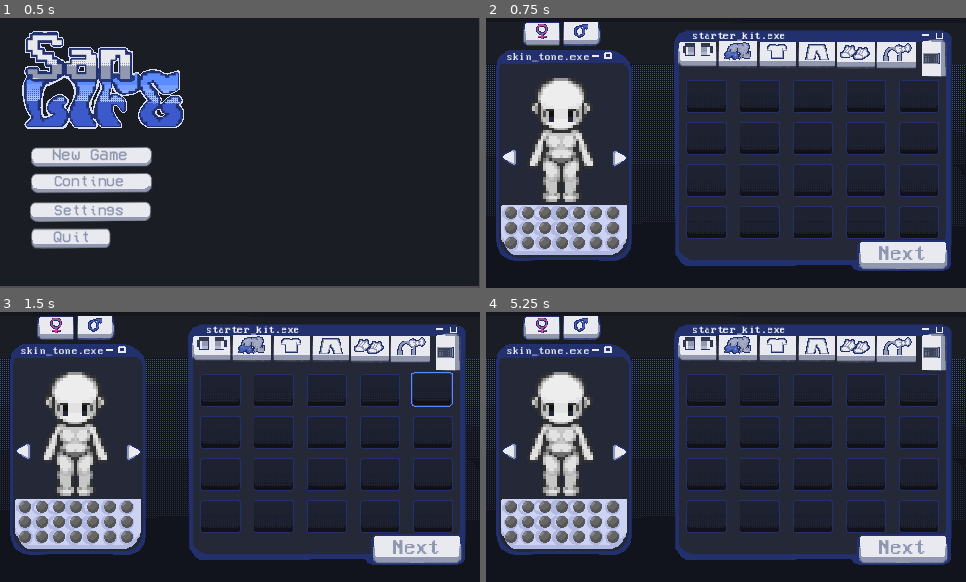
Above: before the commit, frames 1-4 (two rows, left to right).
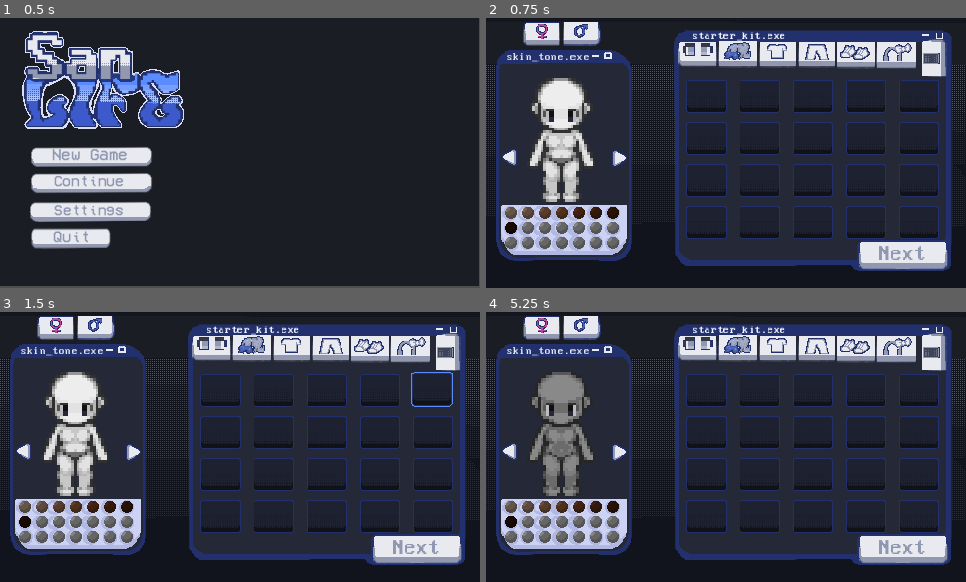
Above: after the commit, the same moments.

Repository: darkdoll4/SanLife
Game: Godot game, scene res://scenes/main_menu.tscn
Same seed, same stepped clock (60 frames per second), same inputs: the game is played once before the commit and once after it.
Inputs (mouse positions are in pixels of both pictures, inside the frame that each line leads up to):
- Up to frame 1 (0.5 s): no input
- Up to frame 2 (0.75 s): click (577, 158) at 0.5 s
- Up to frame 3 (1.5 s): click (432, 390) at 1.25 s
- Up to frame 4 (5.25 s): click (510, 506) at 2 s; click (529, 506) at 2.75 s; click (543, 506) at 3.5 s; click (562, 506) at 4.25 s; click (577, 506) at 5 s

Frame 1 is identical in both runs. In frame 2, 0.7% of the frame differs, in the area x 3-28%, y 70-80%; in frame 3, 0.7%; in frame 4, 3.9%, in the area x 3-28%, y 22-80%.

Commit message:
added light and dark body switch, working swatches, code for creator

Diff:
--- a/san-life/scenes/character_creator.gd
+++ b/san-life/scenes/character_creator.gd
@@ -1,8 +1,48 @@
 extends Control
-
-
-
 
 
 func _on_next_button_pressed() -> void:
 	get_tree().change_scene_to_file("res://scenes/license_screen.tscn")
+
+
+#Skintone data - color + which base to use
+var skin_tones = [
+	{color = Color("#f5d5b8"), dark = false},
+	{color = Color("#e8b99a"), dark = false},
+	{color = Color("#d4956f"), dark = false},
+	{color = Color("#c47a45"), dark = false},
+	{color = Color("#a0522d"), dark = true},
+	{color = Color("#7d3f1e"), dark = true},
+	{color = Color("#5c2a0e"), dark = true},
+	{color = Color("#3b1a08"), dark = true},
+]
+
+
+@export var light_body: Texture2D
+@export var dark_body: Texture2D
+
+
+func _ready():
+	setup_skin_swatches()
+
+func setup_skin_swatches():
+	var swatches = $skintoneSwatches.get_children()
+	for i in swatches.size():
+		if i < skin_tones.size():
+			swatches[i].modulate = skin_tones[i].color
+			swatches[i].pressed.connect(_on_swatch_pressed.bind(i))
+
+
+func _on_swatch_pressed(index: int):
+	var tone = skin_tones[index]
+	PlayerData.skin_color = tone.color
+	PlayerData.use_dark_base = tone.dark
+	if tone.dark:
+		$Characterbody.texture = dark_body
+	else:
+		$Characterbody.texture = light_body
+
+
+
+func _on_next_pressed():
+		get_tree().change_scene_to_file("res://scenes/license_screen.tscn")
--- a/san-life/scenes/character_creator.tscn
+++ b/san-life/scenes/character_creator.tscn
@@ -3,6 +3,7 @@
 [ext_resource type="Script" uid="uid://bsgpgkhyq50fm" path="res://scenes/character_creator.gd" id="1_7lds4"]
 [ext_resource type="Texture2D" uid="uid://c2mpsnfr6if0d" path="res://assets/char creator/buttons, tabs/dither background.png" id="1_xm6ha"]
 [ext_resource type="Texture2D" uid="uid://dvdwi83j3v8vg" path="res://assets/char creator/buttons, tabs/skin tone exe.png" id="2_ucp7b"]
+[ext_resource type="Texture2D" uid="uid://cu4egtyckedlo" path="res://assets/characters/female/dark female .png" id="3_hx0hx"]
 [ext_resource type="Texture2D" uid="uid://coh1snbbivumt" path="res://assets/char creator/buttons, tabs/starter exe.png" id="3_oy0w6"]
 [ext_resource type="Texture2D" uid="uid://d0w8vgtb3lnk" path="res://assets/char creator/buttons, tabs/female button.png" id="4_f0wb7"]
 [ext_resource type="Texture2D" uid="uid://c8keqmxsrb1ix" path="res://assets/char creator/buttons, tabs/male button.png" id="5_22p58"]
@@ -39,6 +40,8 @@
 grow_horizontal = 2
 grow_vertical = 2
 script = ExtResource("1_7lds4")
+light_body = ExtResource("6_ucp7b")
+dark_body = ExtResource("3_hx0hx")
 
 [node name="ColorRect" type="ColorRect" parent="." unique_id=612044231]
 layout_mode = 0
@@ -95,7 +98,7 @@
 texture_hover = ExtResource("7_ptvhl")
 metadata/_edit_lock_ = true
 
-[node name="LightFemale" type="Sprite2D" parent="." unique_id=744542707]
+[node name="Characterbody" type="Sprite2D" parent="." unique_id=744542707]
 position = Vector2(82, 122.000015)
 scale = Vector2(2.7376258, 2.7376258)
 texture = ExtResource("6_ucp7b")
@@ -341,7 +344,7 @@
 texture_hover = ExtResource("28_hx0hx")
 flip_h = true
 
-[node name="skintone grid" type="GridContainer" parent="." unique_id=28416384]
+[node name="skintoneSwatches" type="GridContainer" parent="." unique_id=28416384]
 layout_mode = 0
 offset_left = 19.0
 offset_top = 189.0
@@ -351,87 +354,87 @@
 theme_override_constants/v_separation = 3
 columns = 7
 
-[node name="skintone" type="TextureButton" parent="skintone grid" unique_id=208593467]
-layout_mode = 2
-texture_normal = ExtResource("29_1uaso")
-
-[node name="skintone2" type="TextureButton" parent="skintone grid" unique_id=1081978606]
-layout_mode = 2
-texture_normal = ExtResource("29_1uaso")
-
-[node name="skintone3" type="TextureButton" parent="skintone grid" unique_id=1425011350]
-layout_mode = 2
-texture_normal = ExtResource("29_1uaso")
-
-[node name="skintone4" type="TextureButton" parent="skintone grid" unique_id=734800913]
-layout_mode = 2
-texture_normal = ExtResource("29_1uaso")
-
-[node name="skintone5" type="TextureButton" parent="skintone grid" unique_id=1619583315]
-layout_mode = 2
-texture_normal = ExtResource("29_1uaso")
-
-[node name="skintone6" type="TextureButton" parent="skintone grid" unique_id=1009374862]
-layout_mode = 2
-texture_normal = ExtResource("29_1uaso")
-
-[node name="skintone7" type="TextureButton" parent="skintone grid" unique_id=1656382911]
-layout_mode = 2
-texture_normal = ExtResource("29_1uaso")
-
-[node name="skintone8" type="TextureButton" parent="skintone grid" unique_id=1879952388]
-layout_mode = 2
-texture_normal = ExtResource("29_1uaso")
-
-[node name="skintone9" type="TextureButton" parent="skintone grid" unique_id=1913251829]
-layout_mode = 2
-texture_normal = ExtResource("29_1uaso")
-
-[node name="skintone10" type="TextureButton" parent="skintone grid" unique_id=880037937]
-layout_mode = 2
-texture_normal = ExtResource("29_1uaso")
-
-[node name="skintone11" type="TextureButton" parent="skintone grid" unique_id=1357200726]
-layout_mode = 2
-texture_normal = ExtResource("29_1uaso")
-
-[node name="skintone12" type="TextureButton" parent="skintone grid" unique_id=138354844]
-layout_mode = 2
-texture_normal = ExtResource("29_1uaso")
-
-[node name="skintone13" type="TextureButton" parent="skintone grid" unique_id=123540842]
-layout_mode = 2
-texture_normal = ExtResource("29_1uaso")
-
-[node name="skintone14" type="TextureButton" parent="skintone grid" unique_id=1815716350]
-layout_mode = 2
-texture_normal = ExtResource("29_1uaso")
-
-[node name="skintone15" type="TextureButton" parent="skintone grid" unique_id=504303562]
-layout_mode = 2
-texture_normal = ExtResource("29_1uaso")
-
-[node name="skintone16" type="TextureButton" parent="skintone grid" unique_id=203945614]
-layout_mode = 2
-texture_normal = ExtResource("29_1uaso")
-
-[node name="skintone17" type="TextureButton" parent="skintone grid" unique_id=1308210298]
-layout_mode = 2
-texture_normal = ExtResource("29_1uaso")
-
-[node name="skintone18" type="TextureButton" parent="skintone grid" unique_id=631331311]
-layout_mode = 2
-texture_normal = ExtResource("29_1uaso")
-
-[node name="skintone19" type="TextureButton" parent="skintone grid" unique_id=788919800]
-layout_mode = 2
-texture_normal = ExtResource("29_1uaso")
-
-[node name="skintone20" type="TextureButton" parent="skintone grid" unique_id=1488304843]
-layout_mode = 2
-texture_normal = ExtResource("29_1uaso")
-
-[node name="skintone21" type="TextureButton" parent="skintone grid" unique_id=698292978]
+[node name="skintone" type="TextureButton" parent="skintoneSwatches" unique_id=208593467]
+layout_mode = 2
+texture_normal = ExtResource("29_1uaso")
+
+[node name="skintone2" type="TextureButton" parent="skintoneSwatches" unique_id=1081978606]
+layout_mode = 2
+texture_normal = ExtResource("29_1uaso")
+
+[node name="skintone3" type="TextureButton" parent="skintoneSwatches" unique_id=1425011350]
+layout_mode = 2
+texture_normal = ExtResource("29_1uaso")
+
+[node name="skintone4" type="TextureButton" parent="skintoneSwatches" unique_id=734800913]
+layout_mode = 2
+texture_normal = ExtResource("29_1uaso")
+
+[node name="skintone5" type="TextureButton" parent="skintoneSwatches" unique_id=1619583315]
+layout_mode = 2
+texture_normal = ExtResource("29_1uaso")
+
+[node name="skintone6" type="TextureButton" parent="skintoneSwatches" unique_id=1009374862]
+layout_mode = 2
+texture_normal = ExtResource("29_1uaso")
+
+[node name="skintone7" type="TextureButton" parent="skintoneSwatches" unique_id=1656382911]
+layout_mode = 2
+texture_normal = ExtResource("29_1uaso")
+
+[node name="skintone8" type="TextureButton" parent="skintoneSwatches" unique_id=1879952388]
+layout_mode = 2
+texture_normal = ExtResource("29_1uaso")
+
+[node name="skintone9" type="TextureButton" parent="skintoneSwatches" unique_id=1913251829]
+layout_mode = 2
+texture_normal = ExtResource("29_1uaso")
+
+[node name="skintone10" type="TextureButton" parent="skintoneSwatches" unique_id=880037937]
+layout_mode = 2
+texture_normal = ExtResource("29_1uaso")
+
+[node name="skintone11" type="TextureButton" parent="skintoneSwatches" unique_id=1357200726]
+layout_mode = 2
+texture_normal = ExtResource("29_1uaso")
+
+[node name="skintone12" type="TextureButton" parent="skintoneSwatches" unique_id=138354844]
+layout_mode = 2
+texture_normal = ExtResource("29_1uaso")
+
+[node name="skintone13" type="TextureButton" parent="skintoneSwatches" unique_id=123540842]
+layout_mode = 2
+texture_normal = ExtResource("29_1uaso")
+
+[node name="skintone14" type="TextureButton" parent="skintoneSwatches" unique_id=1815716350]
+layout_mode = 2
+texture_normal = ExtResource("29_1uaso")
+
+[node name="skintone15" type="TextureButton" parent="skintoneSwatches" unique_id=504303562]
+layout_mode = 2
+texture_normal = ExtResource("29_1uaso")
+
+[node name="skintone16" type="TextureButton" parent="skintoneSwatches" unique_id=203945614]
+layout_mode = 2
+texture_normal = ExtResource("29_1uaso")
+
+[node name="skintone17" type="TextureButton" parent="skintoneSwatches" unique_id=1308210298]
+layout_mode = 2
+texture_normal = ExtResource("29_1uaso")
+
+[node name="skintone18" type="TextureButton" parent="skintoneSwatches" unique_id=631331311]
+layout_mode = 2
+texture_normal = ExtResource("29_1uaso")
+
+[node name="skintone19" type="TextureButton" parent="skintoneSwatches" unique_id=788919800]
+layout_mode = 2
+texture_normal = ExtResource("29_1uaso")
+
+[node name="skintone20" type="TextureButton" parent="skintoneSwatches" unique_id=1488304843]
+layout_mode = 2
+texture_normal = ExtResource("29_1uaso")
+
+[node name="skintone21" type="TextureButton" parent="skintoneSwatches" unique_id=698292978]
 layout_mode = 2
 texture_normal = ExtResource("29_1uaso")
 
--- a/san-life/scripts/PlayerData.gd
+++ b/san-life/scripts/PlayerData.gd
@@ -7,6 +7,7 @@
 
 #Appearance
 var skin_color: Color = Color(1.0, 0.85, 0.7)
+var use_dark_base: bool = false
 var eye_color: Color = Color(0.2, 0.4, 0.8)
 var hair_index: int = 0
 var hair_color: Color = Color(0.3, 0.15, 0.05)
